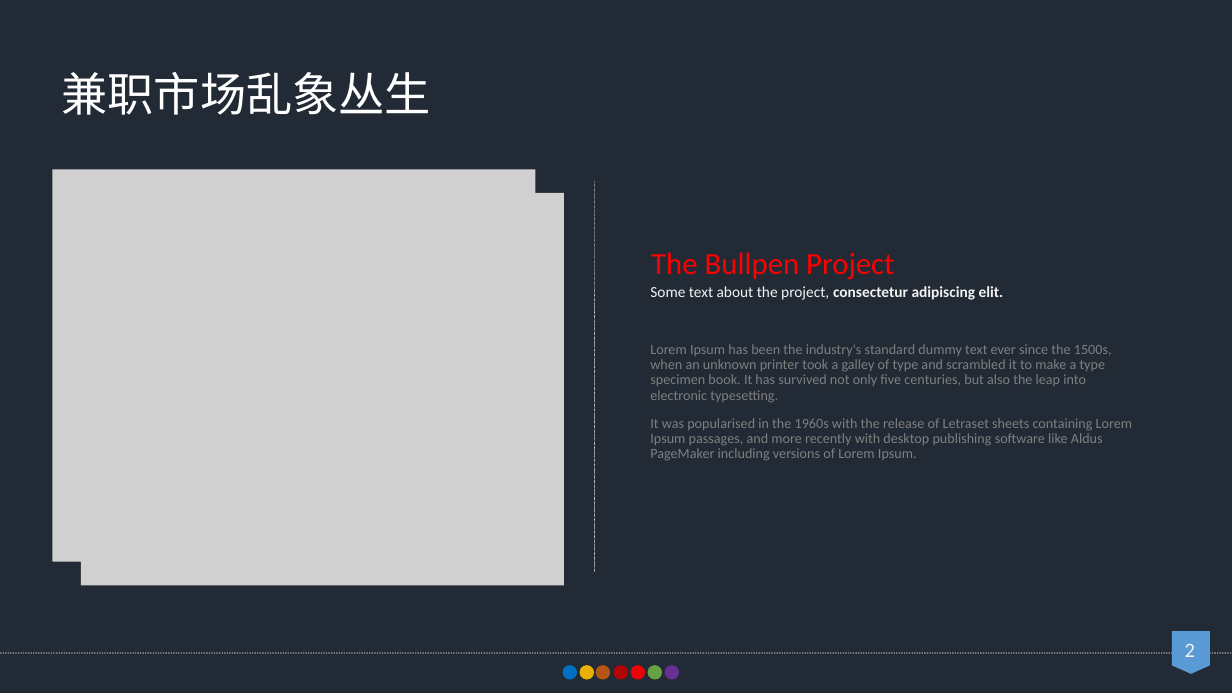
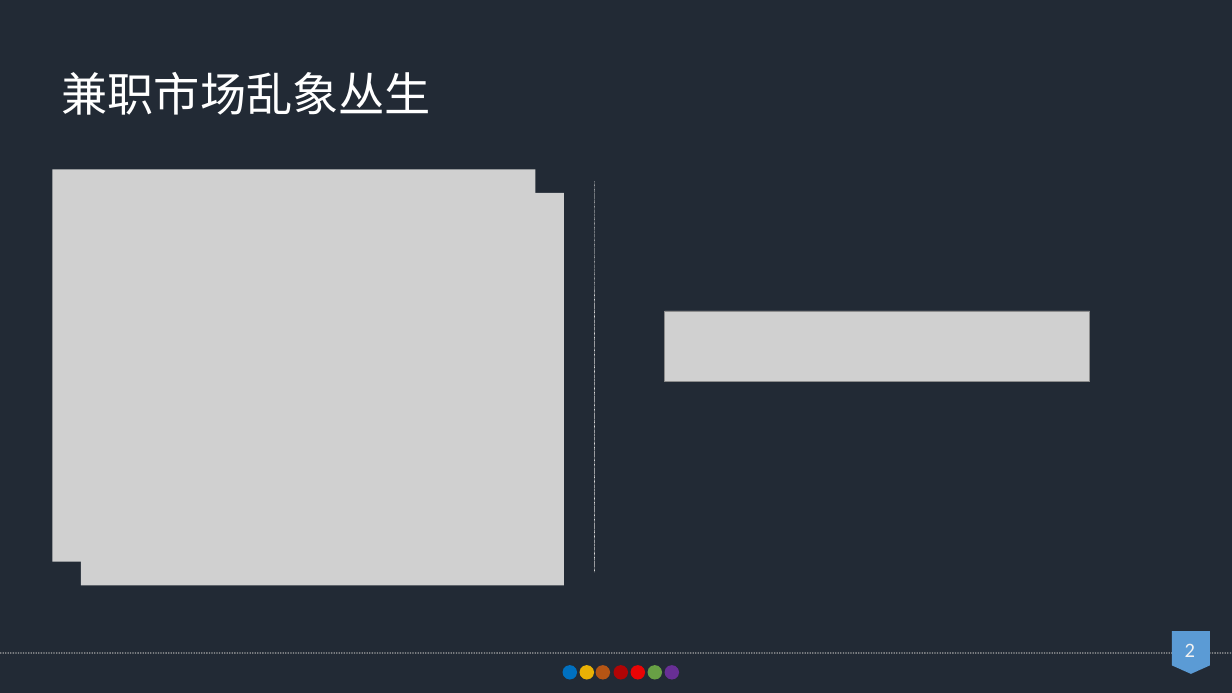
Before and after one commit to yglym2012/BlockchainCompetition, a slide deck: slide 2 of PPT/区块链信用兼职平台-黑色版.ppt. Drawn at 1232x693 pixels with LibreOffice and Linux fonts; fonts in the diff are those of the drawing; grey boxes stand for pictures. Boxes give left, top, right and bottom in pixels: in the first picture for what was removed or moved away, otherwise in the second. Text is boxed around its words. In the diff, an @@ line names an element or a change of style, - is before the commit and + after.

```diff
--- a/PPT/区块链信用兼职平台-黑色版.ppt
+++ b/PPT/区块链信用兼职平台-黑色版.ppt
@@ text removed at box(651, 252, 894, 280) @@
-The Bullpen Project
@@ text removed at box(650, 286, 1132, 460) @@
-Some text about the project, consectetur adipiscing elit.
-Lorem Ipsum has been the industry's standard dummy text ever since the 1500s, when an unknown printer took a galley of type and scrambled it to make a type specimen book. It has survived not only five centuries, but also the leap into electronic typesetting.
-It was popularised in the 1960s with the release of Letraset sheets containing Lorem Ipsum passages, and more recently with desktop publishing software like Aldus PageMaker including versions of Lorem Ipsum.
@@ picture added at box(664, 311, 1089, 382) @@
```
Also in this commit, not shown: 7 other slides changed.
